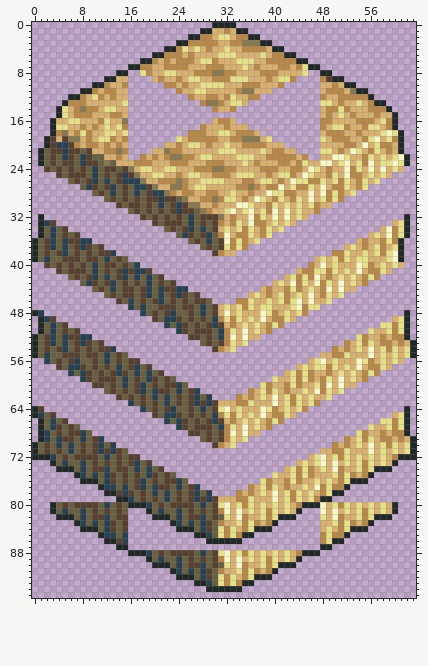
Sprite sheet, stored at raw-assets/game{m}/dirt.png. This is how it looked before the edit.
The file is 64x96 pixels.
After:
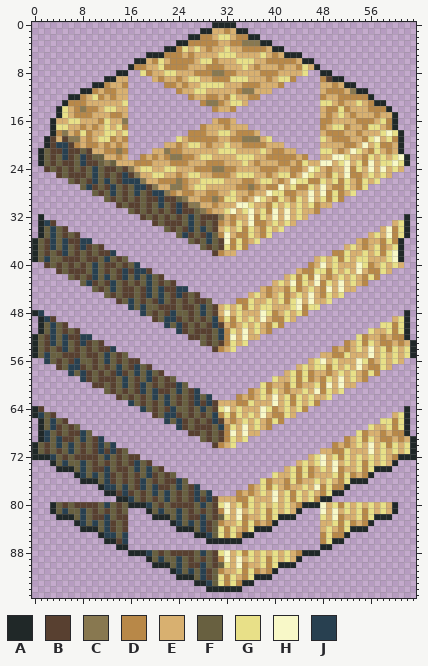
Palette (. is transparent): A #202828  B #584030  C #887850  D #b88848  E #d8b070  F #686040  G #e8e088  H #f8f8c8  J #284050
The exact change:
y 5: x 19 . -> A; x 41 D -> E; x 44 . -> A
y 6: x 17 . -> A; x 19 A -> E; x 21..23 EDE -> GED; x 44 A -> E; x 46 . -> A
y 7: x 17 A -> D; x 19 D -> E; x 21 E -> G; x 42 D -> E; x 46 A -> E
